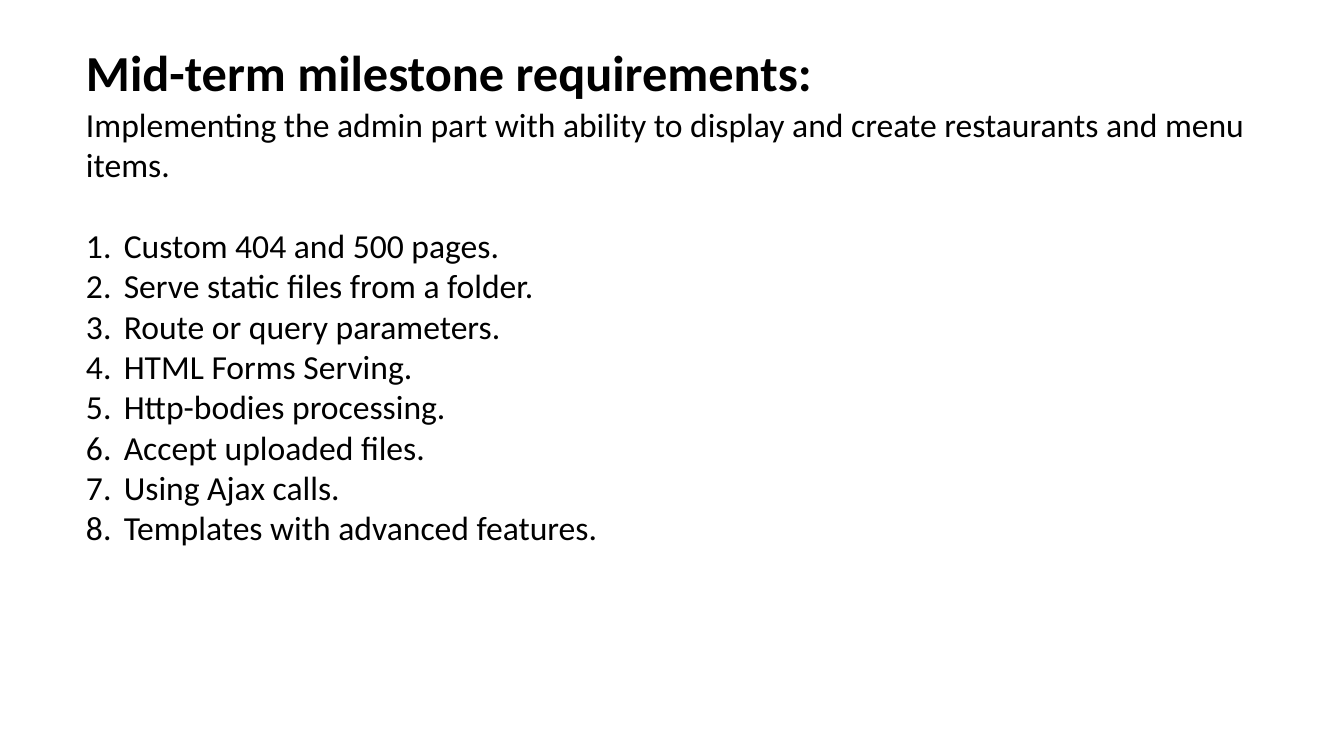
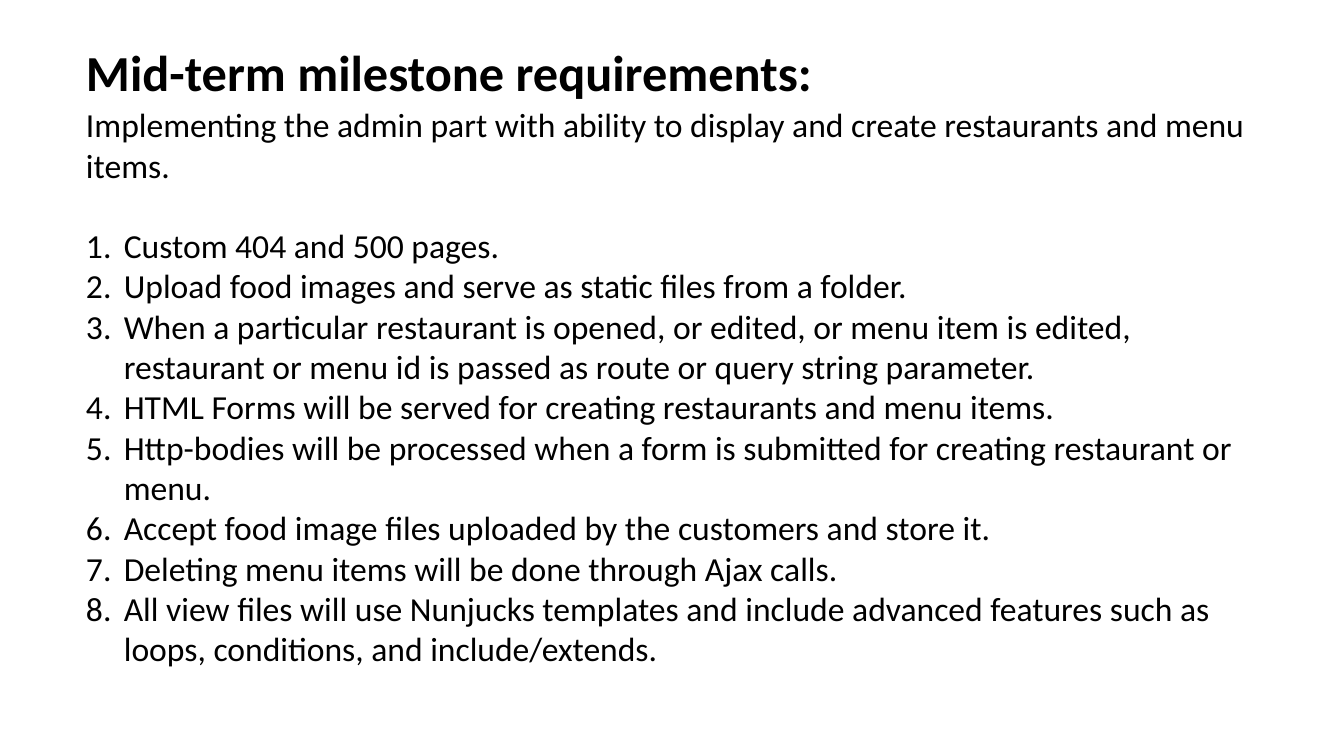
Before and after one commit to sNirajan/CFOS, a slide deck: slide 15 of ACS_3909_ProjectPPT.pptx (slide 14 before the commit). Drawn at 1344x756 pixels with LibreOffice and Linux fonts; fonts in the diff are those of the drawing. Boxes give left, top, right and bottom in pixels: in the first picture for what was removed or moved away, otherwise in the second. Text is boxed around its words. In the diff, an @@ line names an element or a change of style, - is before the commit and + after.

```diff
--- a/ACS_3909_ProjectPPT.pptx
+++ b/ACS_3909_ProjectPPT.pptx
@@ text at [124, 274, 1231, 667]: text changed @@
-2. Serve static files from a folder.
-3. Route or query parameters.
-4. HTML Forms Serving.
-5. Http-bodies processing.
-6. Accept uploaded files.
-7. Using Ajax calls.
-8. Templates with advanced features.
+2. Upload food images and serve as static files from a folder.
+3. When a particular restaurant is opened, or edited, or menu item is edited, restaurant or menu id is passed as route or query string parameter.
+4. HTML Forms will be served for creating restaurants and menu items.
+5. Http-bodies will be processed when a form is submitted for creating restaurant or menu.
+6. Accept food image files uploaded by the customers and store it.
+7. Deleting menu items will be done through Ajax calls.
+8. All view files will use Nunjucks templates and include advanced features such as loops, conditions, and include/extends.
```
Also in this commit, not shown: 1 other slide changed, 2 slides added, 1 slide removed.
